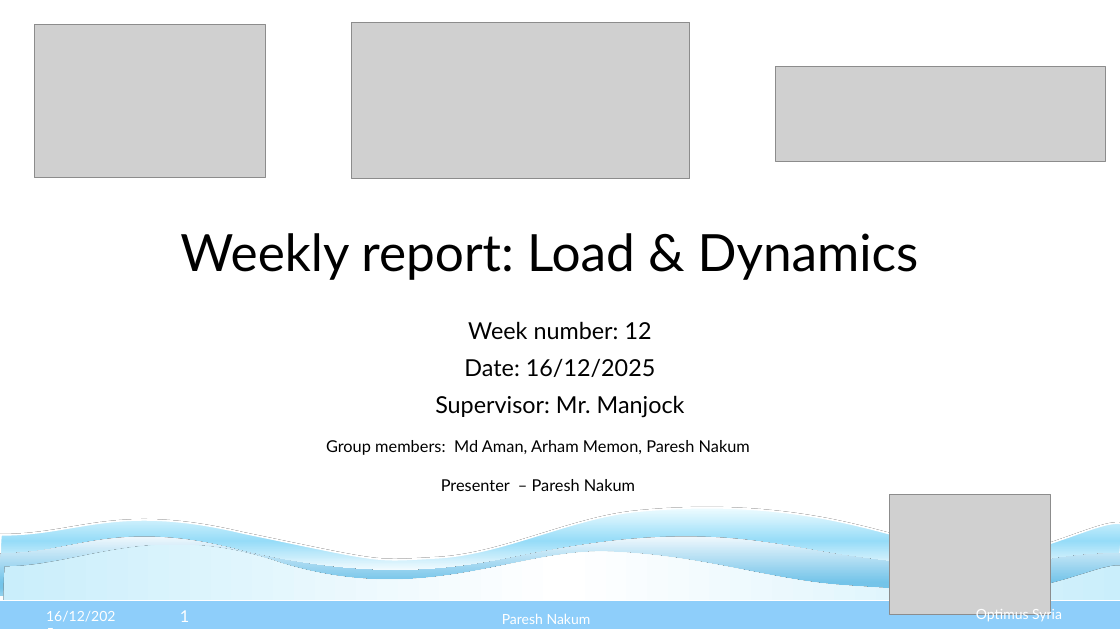
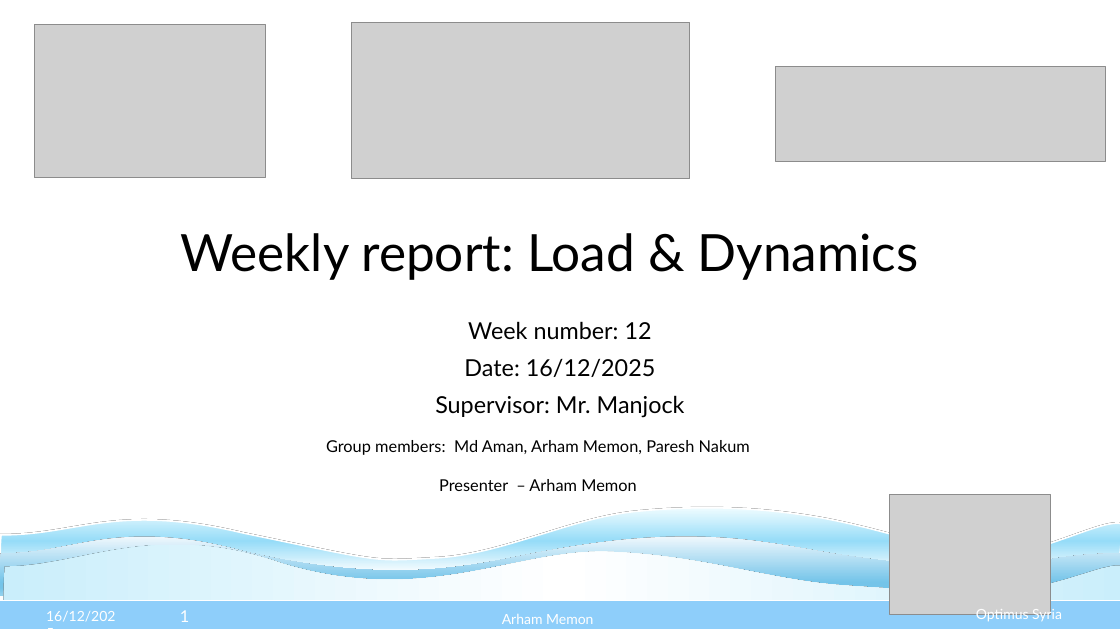
Before and after one commit to Karim-bakhtyar/Optimus-Syria-WEC, a slide deck: slide 1 of 3_Presentations/week 12/Week 12 Loads and Dynamics WEC25.pptx. Drawn at 1120x630 pixels with LibreOffice and Linux fonts; fonts in the diff are those of the drawing; grey boxes stand for pictures. Boxes give left, top, right and bottom in pixels: in the first picture for what was removed or moved away, otherwise in the second. Text is boxed around its words. In the diff, an @@ line names an element or a change of style, - is before the commit and + after.

```diff
--- a/3_Presentations/week 12/Week 12 Loads and Dynamics WEC25.pptx
+++ b/3_Presentations/week 12/Week 12 Loads and Dynamics WEC25.pptx
@@ text at <box>439,479,636,491</box>: text changed @@
-Presenter – Paresh Nakum
+Presenter – Arham Memon
@@ text at <box>502,614,593,624</box>: text changed @@
-Paresh Nakum
+Arham Memon
```
Also in this commit, not shown: 8 other slides changed, 1 slide added.
